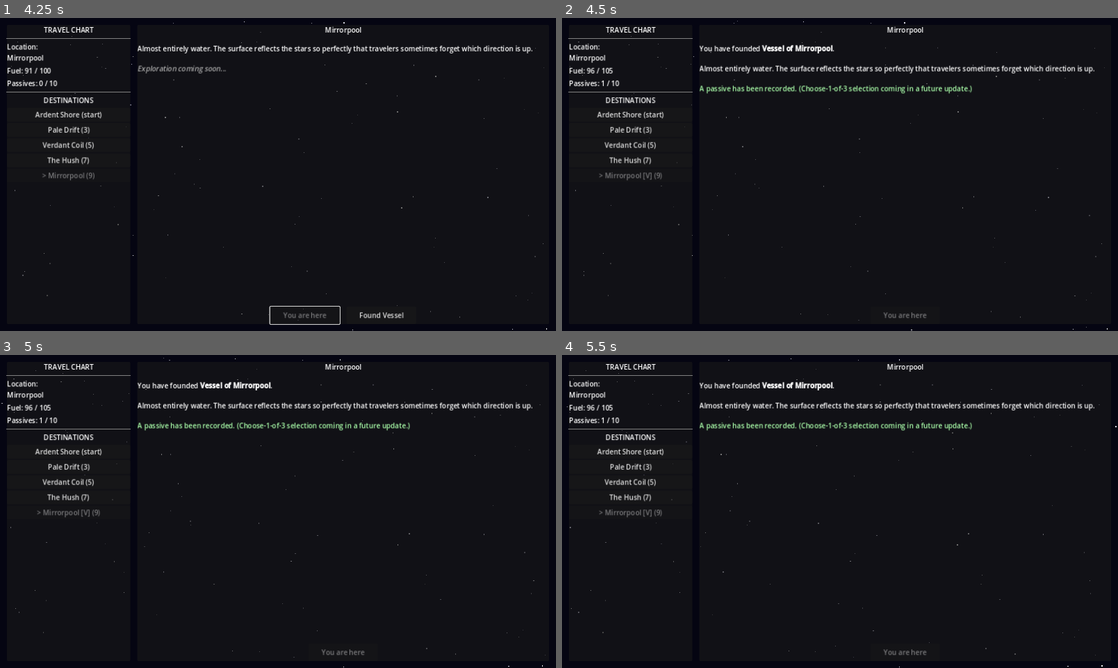
Above: before the commit, frames 1-4 (two rows, left to right).
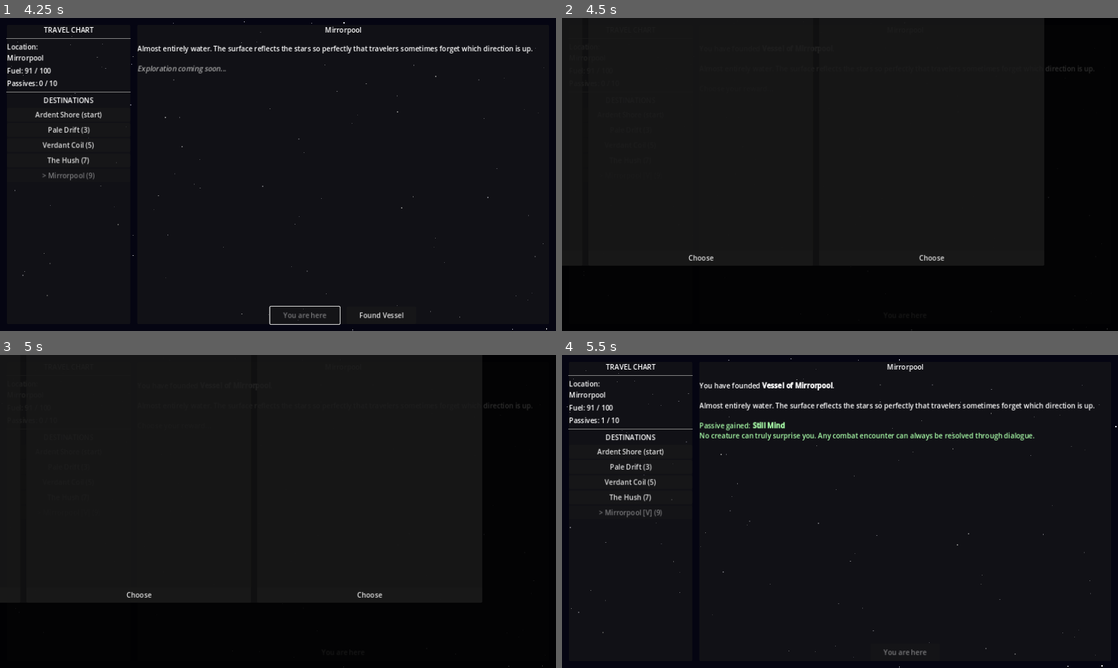
Above: after the commit, the same moments.

Repository: ColdTie/Metanoia-Vessel-2D
Game: Godot game, scene res://scenes/travel/travel_screen.tscn
Same seed, same stepped clock (60 frames per second), same inputs: the game is played once before the commit and once after it.
Inputs (mouse positions are in pixels of both pictures, inside the frame that each line leads up to):
- Up to frame 1 (4.25 s): click "Pale Drift (3)" at 0.5 s; click "Verdant Coil (5)" at 1.25 s; click "The Hush (7)" at 2 s; click "Mirrorpool (9)" at 2.75 s; click "Depart (9 fuel)" at 3.5 s
- Up to frame 2 (4.5 s): click "Found Vessel" at 4.25 s
- Up to frame 3 (5 s): no input
- Up to frame 4 (5.5 s): click (701, 596) at 5 s, where only the run after the commit has a clickable "Choose"

Frame 1 is identical in both runs. In frame 2, 3.3% of the frame differs, in the area x 1-99%, y 0-100%; in frame 3, 3.3%, in the area x 0-99%, y 0-100%; in frame 4, 1.4%.

Commit message:
Add choose-1-of-3 passive select on world settling
Replaces the stub that always granted founding_bonus with a modal overlay
that draws 3 unowned passives from a new 10-entry PASSIVE_ROSTER and waits
for the player to pick one. founding_bonus still applies its +5 max fuel
effect immediately; future passives (frost_hardened, star_chart, etc.) will
take effect once their systems are built.

Also saves max_fuel to the save file so fuel-cap bonuses persist across loads.

Co-Authored-By: Claude Sonnet 4.6 <noreply@anthropic.com>
Claude-Session: https://claude.ai/code/session_01UEiNrBym31RAD69mNhtmP9

Diff:
--- /dev/null
+++ b/scenes/ui/passive_select.tscn
@@ -0,0 +1,6 @@
+[gd_scene load_steps=2 format=3 uid="uid://passivesel01"]
+
+[ext_resource type="Script" path="res://scripts/ui/passive_select.gd" id="1_psel"]
+
+[node name="PassiveSelect" type="CanvasLayer"]
+script = ExtResource("1_psel")
--- a/scripts/autoloads/game_state.gd
+++ b/scripts/autoloads/game_state.gd
@@ -3,6 +3,60 @@
 # Singleton: all mutable game state. Access via GameState.x anywhere.
 
 const MAX_PASSIVES := 10  # Reaching this triggers void unlock check
+
+# Full roster — 10 entries, one per passive slot. draw_passive_choices() samples from these.
+const PASSIVE_ROSTER: Array = [
+	{
+		"id": "founding_bonus",
+		"name": "Founding Bonus",
+		"desc": "The act of founding grants clarity. Your capacity for fuel expands. (+5 max fuel)",
+	},
+	{
+		"id": "root_knowledge",
+		"name": "Root Knowledge",
+		"desc": "You have learned to read what the jungle keeps hidden. Extra specimens appear on jungle worlds.",
+	},
+	{
+		"id": "echo_listener",
+		"name": "Echo Listener",
+		"desc": "The silence between words becomes navigable. New dialogue paths open with every creature you meet.",
+	},
+	{
+		"id": "frost_hardened",
+		"name": "Frost Hardened",
+		"desc": "The cold no longer slows you. Ice-world travel costs 1 less fuel.",
+	},
+	{
+		"id": "tide_reader",
+		"name": "Tide Reader",
+		"desc": "The ocean speaks in patterns. Hidden specimens surface automatically on ocean worlds.",
+	},
+	{
+		"id": "dust_walker",
+		"name": "Dust Walker",
+		"desc": "You move with the desert's patience. Desert worlds never force combat encounters.",
+	},
+	{
+		"id": "star_chart",
+		"name": "Star Chart",
+		"desc": "A comprehensive map of drift-paths and gravity wells. All travel costs reduced by 1 (minimum 1).",
+	},
+	{
+		"id": "traders_eye",
+		"name": "Trader's Eye",
+		"desc": "You see the value others miss. Selling specimens and data earns 20% more credits.",
+	},
+	{
+		"id": "still_mind",
+		"name": "Still Mind",
+		"desc": "No creature can truly surprise you. Any combat encounter can always be resolved through dialogue.",
+	},
+	{
+		"id": "deep_cartography",
+		"name": "Deep Cartography",
+		"desc": "Every world has a secret shape. Each world type reveals a hidden scan on your first visit.",
+	},
+]
 
 var current_world: String = "Ardent Shore"
 var passives: Array = []          # Array of {id, name, desc, source}
@@ -143,3 +197,11 @@
 
 func refuel(amount: int) -> void:
 	fuel = min(fuel + amount, max_fuel)
+
+
+# Return up to `count` passives from PASSIVE_ROSTER that the player doesn't own yet.
+func draw_passive_choices(count: int = 3) -> Array:
+	var owned_ids: Array = passives.map(func(p: Dictionary) -> String: return p["id"])
+	var pool: Array = PASSIVE_ROSTER.filter(func(p: Dictionary) -> bool: return not owned_ids.has(p["id"]))
+	pool.shuffle()
+	return pool.slice(0, min(count, pool.size()))
--- a/scripts/autoloads/save_load.gd
+++ b/scripts/autoloads/save_load.gd
@@ -12,6 +12,7 @@
 		"specimens": GameState.specimens,
 		"credits": GameState.credits,
 		"fuel": GameState.fuel,
+		"max_fuel": GameState.max_fuel,
 		"settled_worlds": _get_settled_worlds(),
 	}
 	var file := FileAccess.open(SAVE_PATH, FileAccess.WRITE)
@@ -40,6 +41,7 @@
 	GameState.ship_decorations = data.get("ship_decorations", [])
 	GameState.specimens = data.get("specimens", [])
 	GameState.credits = data.get("credits", 0)
+	GameState.max_fuel = data.get("max_fuel", 100)
 	GameState.fuel = data.get("fuel", 100)
 	_restore_settled_worlds(data.get("settled_worlds", []))
 	return true
--- a/scripts/travel/travel_screen.gd
+++ b/scripts/travel/travel_screen.gd
@@ -290,16 +290,6 @@
 	world["settled"] = true
 	world["vessel_name"] = "Vessel of " + world["name"]
 
-	# Grant the founding passive (choose-1-of-3 UI is TODO)
-	GameState.add_passive({
-		"id": "founding_bonus",
-		"name": "Founding Bonus",
-		"desc": "The act of founding grants clarity. +5 max fuel.",
-		"source": world["name"],
-	})
-	GameState.max_fuel += 5
-	GameState.refuel(5)
-
 	_settle_button.visible = false
 	_populate_destinations()
 	_refresh_status()
@@ -307,10 +297,40 @@
 	_world_desc_label.text = \
 		"You have founded [b]" + world["vessel_name"] + "[/b].\n\n" \
 		+ world.get("description", "") \
-		+ "\n\n[color=#aaffaa]A passive has been recorded. " \
-		+ "(Choose-1-of-3 selection coming in a future update.)[/color]"
-
+		+ "\n\n[color=#aaaaaa]Choose your reward...[/color]"
+
+	var choices := GameState.draw_passive_choices(3)
+	if choices.is_empty():
+		SaveLoad.save_game()
+		return
+
+	var passive_select_scene: PackedScene = load("res://scenes/ui/passive_select.tscn")
+	var passive_select: CanvasLayer = passive_select_scene.instantiate()
+	add_child(passive_select)
+	passive_select.setup(choices)
+	passive_select.passive_chosen.connect(_on_passive_chosen.bind(world))
+
+
+func _on_passive_chosen(passive: Dictionary, world: Dictionary) -> void:
+	var entry := passive.duplicate()
+	entry["source"] = world.get("name", "")
+	GameState.add_passive(entry)
+	_apply_passive_effect(passive["id"])
+	_refresh_status()
+	_world_desc_label.text = \
+		"You have founded [b]" + world.get("vessel_name", "") + "[/b].\n\n" \
+		+ world.get("description", "") \
+		+ "\n\n[color=#aaffaa]Passive gained: [b]" + passive.get("name", "") \
+		+ "[/b]\n" + passive.get("desc", "") + "[/color]"
 	SaveLoad.save_game()
+
+
+func _apply_passive_effect(passive_id: String) -> void:
+	match passive_id:
+		"founding_bonus":
+			GameState.max_fuel += 5
+			GameState.refuel(5)
+			_refresh_status()
 
 
 func _on_world_changed(_new_world: String) -> void:
--- /dev/null
+++ b/scripts/ui/passive_select.gd
@@ -0,0 +1,93 @@
+extends CanvasLayer
+
+signal passive_chosen(passive: Dictionary)
+
+var _choices: Array = []
+
+
+func setup(choices: Array) -> void:
+	_choices = choices
+	layer = 100
+	_build_ui()
+
+
+func _build_ui() -> void:
+	var root := Control.new()
+	root.set_anchors_and_offsets_preset(Control.PRESET_FULL_RECT)
+	add_child(root)
+
+	var overlay := ColorRect.new()
+	overlay.set_anchors_and_offsets_preset(Control.PRESET_FULL_RECT)
+	overlay.color = Color(0.0, 0.0, 0.0, 0.82)
+	root.add_child(overlay)
+
+	var panel := PanelContainer.new()
+	panel.set_anchor_and_offset(SIDE_LEFT,   0.5, -470.0)
+	panel.set_anchor_and_offset(SIDE_RIGHT,  0.5,  470.0)
+	panel.set_anchor_and_offset(SIDE_TOP,    0.5, -210.0)
+	panel.set_anchor_and_offset(SIDE_BOTTOM, 0.5,  210.0)
+	root.add_child(panel)
+
+	var vbox := VBoxContainer.new()
+	vbox.add_theme_constant_override("separation", 10)
+	panel.add_child(vbox)
+
+	var title := Label.new()
+	title.text = "CHOOSE A PASSIVE REWARD"
+	title.horizontal_alignment = HORIZONTAL_ALIGNMENT_CENTER
+	vbox.add_child(title)
+
+	var sub := Label.new()
+	sub.text = "One of these will stay with you for the rest of the voyage."
+	sub.horizontal_alignment = HORIZONTAL_ALIGNMENT_CENTER
+	sub.modulate = Color(0.75, 0.75, 0.75, 1.0)
+	vbox.add_child(sub)
+
+	vbox.add_child(HSeparator.new())
+
+	var hbox := HBoxContainer.new()
+	hbox.alignment = BoxContainer.ALIGNMENT_CENTER
+	hbox.add_theme_constant_override("separation", 14)
+	hbox.size_flags_vertical = Control.SIZE_EXPAND_FILL
+	vbox.add_child(hbox)
+
+	for p in _choices:
+		_build_card(hbox, p)
+
+
+func _build_card(parent: HBoxContainer, p: Dictionary) -> void:
+	var card := PanelContainer.new()
+	card.custom_minimum_size = Vector2(270.0, 0.0)
+	card.size_flags_horizontal = Control.SIZE_EXPAND_FILL
+	card.size_flags_vertical = Control.SIZE_EXPAND_FILL
+	parent.add_child(card)
+
+	var vbox := VBoxContainer.new()
+	vbox.add_theme_constant_override("separation", 8)
+	card.add_child(vbox)
+
+	var name_lbl := Label.new()
+	name_lbl.text = p.get("name", "")
+	name_lbl.horizontal_alignment = HORIZONTAL_ALIGNMENT_CENTER
+	name_lbl.autowrap_mode = TextServer.AUTOWRAP_WORD_SMART
+	vbox.add_child(name_lbl)
+
+	vbox.add_child(HSeparator.new())
+
+	var desc_lbl := RichTextLabel.new()
+	desc_lbl.bbcode_enabled = true
+	desc_lbl.fit_content = false
+	desc_lbl.size_flags_vertical = Control.SIZE_EXPAND_FILL
+	desc_lbl.text = p.get("desc", "")
+	vbox.add_child(desc_lbl)
+
+	var btn := Button.new()
+	btn.text = "Choose"
+	btn.custom_minimum_size = Vector2(0.0, 36.0)
+	btn.pressed.connect(_on_choose.bind(p))
+	vbox.add_child(btn)
+
+
+func _on_choose(p: Dictionary) -> void:
+	passive_chosen.emit(p)
+	queue_free()
Not shown, changed: design/content-log.md
Not shown, changed: design/systems.md
